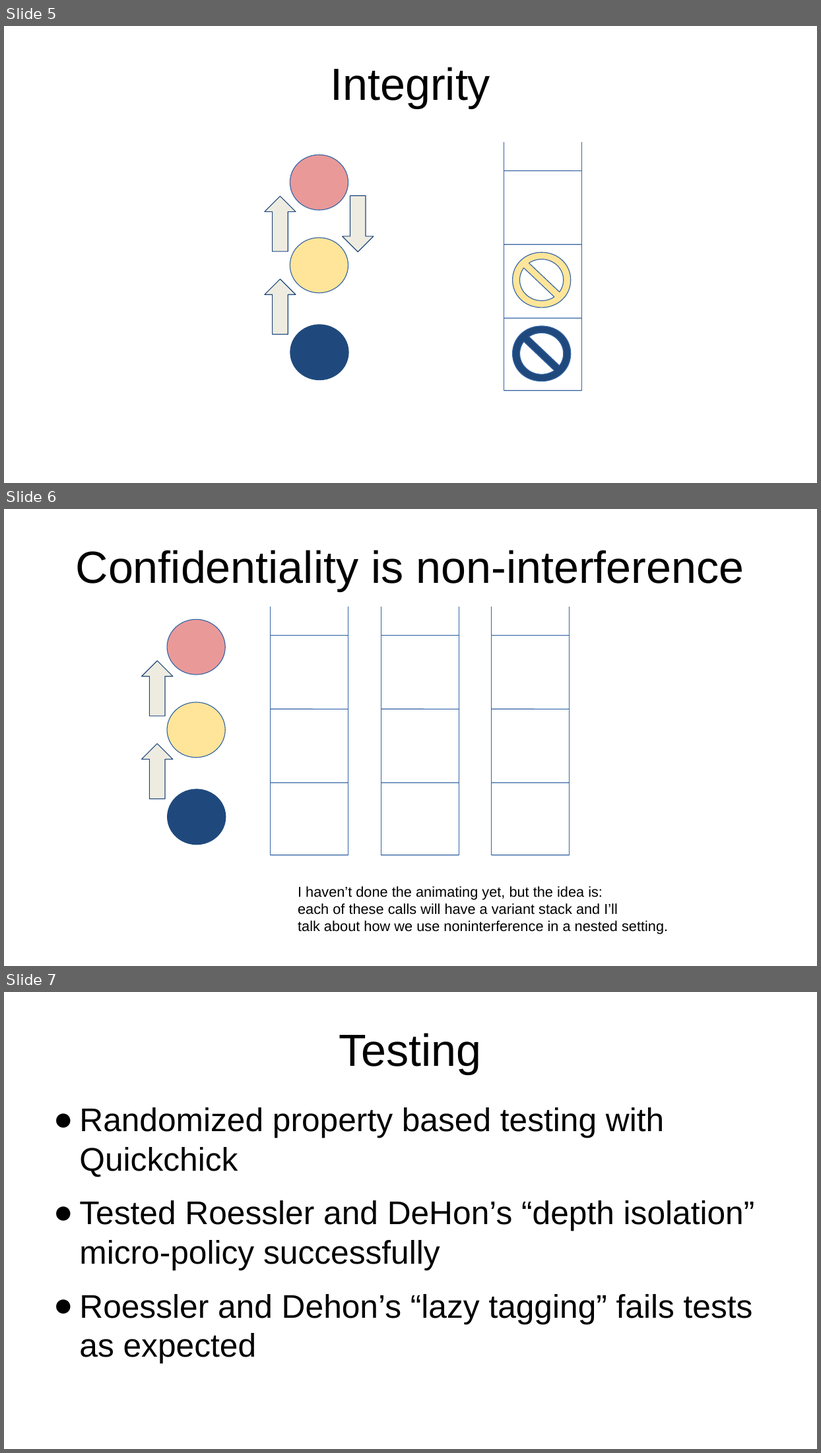
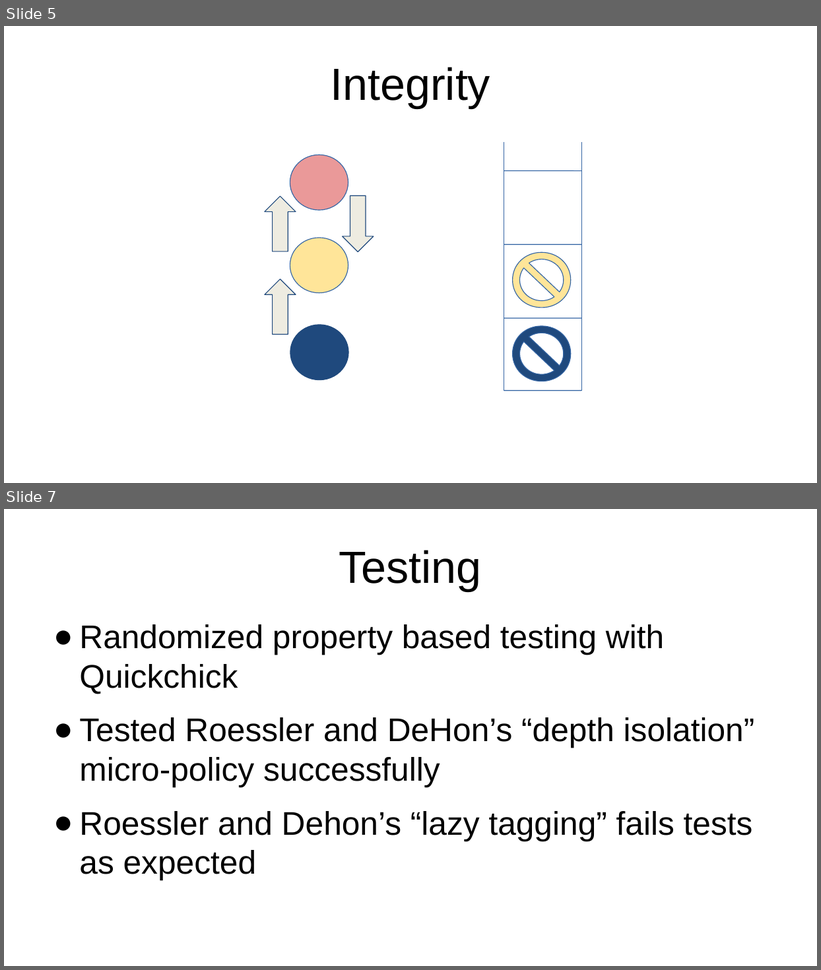
Before and after one commit to bcpierce00/interfering, a slide deck: short/slides.pptx. Shown one above the other, each under a label of ours: slides 5, 6 and 7 before the commit, slides 5 and 7 after it; the slides between them are not shown. The pictures are 821x1453 and 821x970 pixels, drawn with LibreOffice and Linux fonts; fonts in the diff are those of the drawing. Boxes give left, top, right and bottom in pixels: in the first picture for what was removed or moved away, otherwise in the second. Text is boxed around its words. In the diff, an @@ line names an element or a change of style, - is before the commit and + after.

```diff
--- a/short/slides.pptx
+++ b/short/slides.pptx
@@ slide 6 removed at box(4, 509, 817, 966), background #FFFFFF @@
@@ text removed at box(76, 550, 744, 591) @@
-Confidentiality is non-interference
@@ line removed from (271, 607) to (271, 855) @@
@@ line removed from (349, 607) to (349, 855) @@
@@ line removed from (381, 607) to (381, 855) @@
@@ line removed from (459, 607) to (459, 855) @@
@@ line removed from (492, 607) to (492, 855) @@
@@ line removed from (570, 607) to (570, 855) @@
@@ ellipse removed at box(167, 620, 225, 675) @@
@@ line removed from (271, 635) to (349, 636) @@
@@ line removed from (381, 635) to (459, 636) @@
@@ line removed from (492, 635) to (570, 636) @@
@@ up arrow removed at box(142, 661, 173, 716) @@
@@ ellipse removed at box(167, 702, 225, 758) @@
@@ line removed from (271, 709) to (349, 709) @@
@@ line removed from (381, 709) to (459, 709) @@
@@ line removed from (492, 709) to (570, 709) @@
@@ up arrow removed at box(142, 744, 173, 799) @@
@@ line removed from (271, 783) to (349, 783) @@
@@ line removed from (381, 783) to (459, 783) @@
@@ line removed from (492, 783) to (570, 783) @@
@@ ellipse removed at box(168, 789, 226, 845) @@
@@ line removed from (271, 855) to (349, 855) @@
@@ line removed from (381, 855) to (459, 855) @@
@@ line removed from (492, 855) to (570, 855) @@
@@ text removed at box(298, 887, 668, 935) @@
-I haven’t done the animating yet, but the idea is:
-each of these calls will have a variant stack and I’ll
-talk about how we use noninterference in a nested setting.
```
Also in this commit, not shown: 3 slides changed, 1 slide added, 1 other file.
